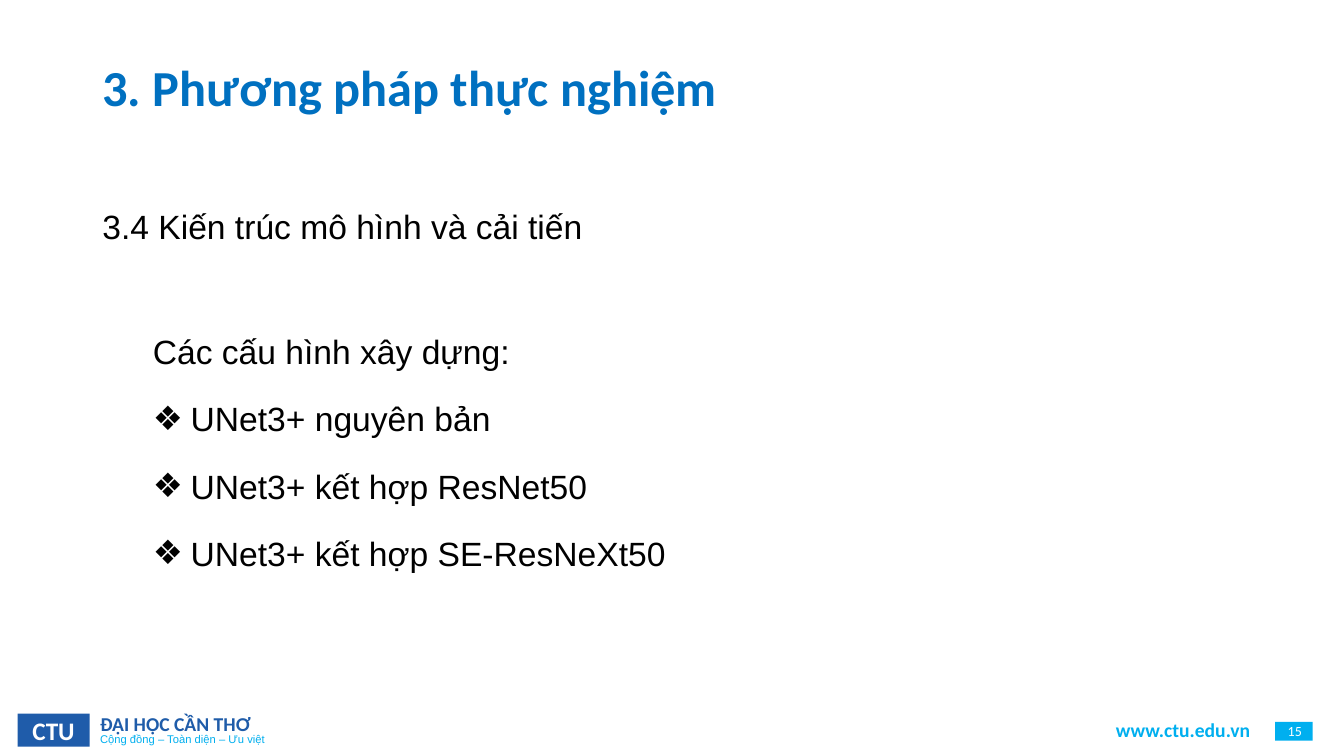
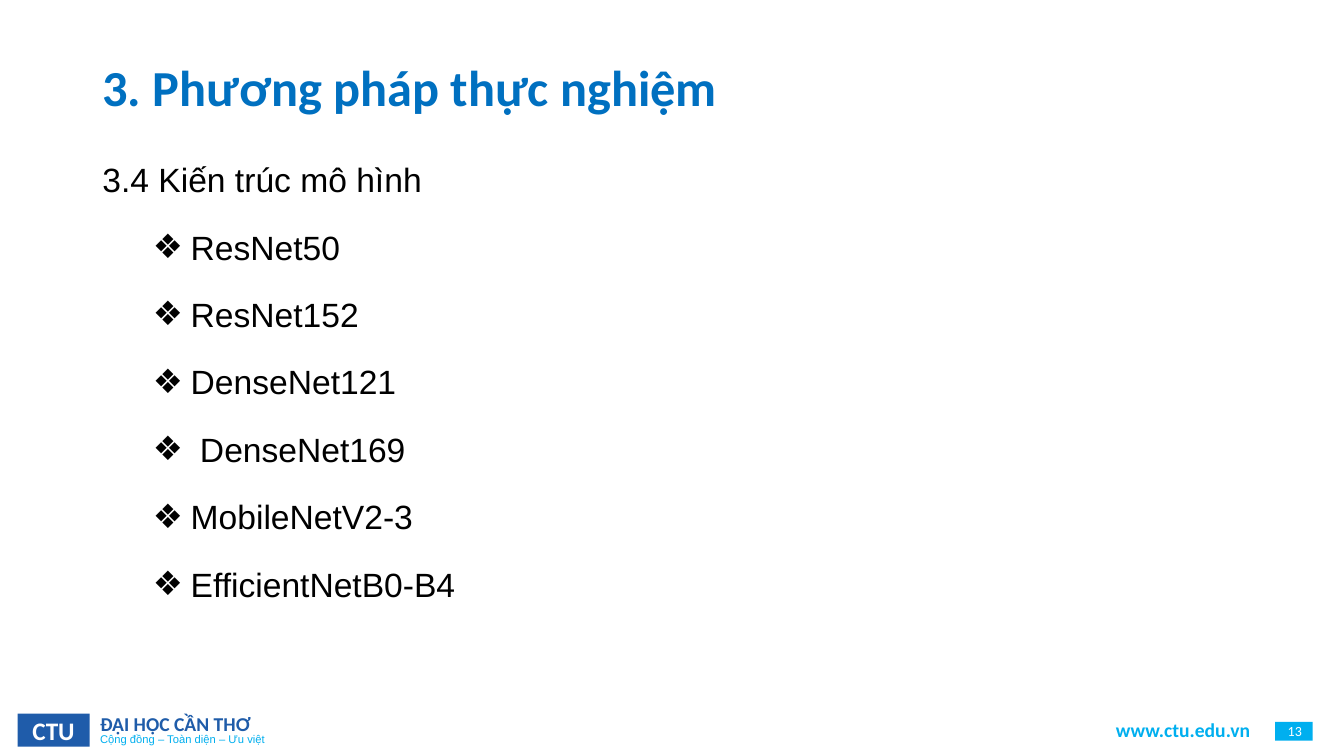
Before and after one commit to Viet0904/FER, a slide deck: slide 13 of BaoCao/B2111908_LuanVan.pptx (slide 15 before the commit). Drawn at 1344x756 pixels with LibreOffice and Linux fonts; fonts in the diff are those of the drawing; background and template pictures are left out. Boxes give left, top, right and bottom in pixels: in the first picture for what was removed or moved away, otherwise in the second. Text is boxed around its words. In the diff, an @@ line names an element or a change of style, - is before the commit and + after.

```diff
--- a/BaoCao/B2111908_LuanVan.pptx
+++ b/BaoCao/B2111908_LuanVan.pptx
@@ text at (102, 166, 455, 598): text changed @@
-3.4 Kiến trúc mô hình và cải tiến
-  Các cấu hình xây dựng:
-  ❖ UNet3+ nguyên bản
-  ❖ UNet3+ kết hợp ResNet50
-  ❖ UNet3+ kết hợp SE-ResNeXt50
+3.4 Kiến trúc mô hình
+  ❖ ResNet50
+  ❖ ResNet152
+  ❖ DenseNet121
+  ❖ DenseNet169
+  ❖ MobileNetV2-3
+  ❖ EfficientNetB0-B4
```
Also in this commit, not shown: 9 other slides changed, 5 slides added, 10 slides removed, 7 other files.
